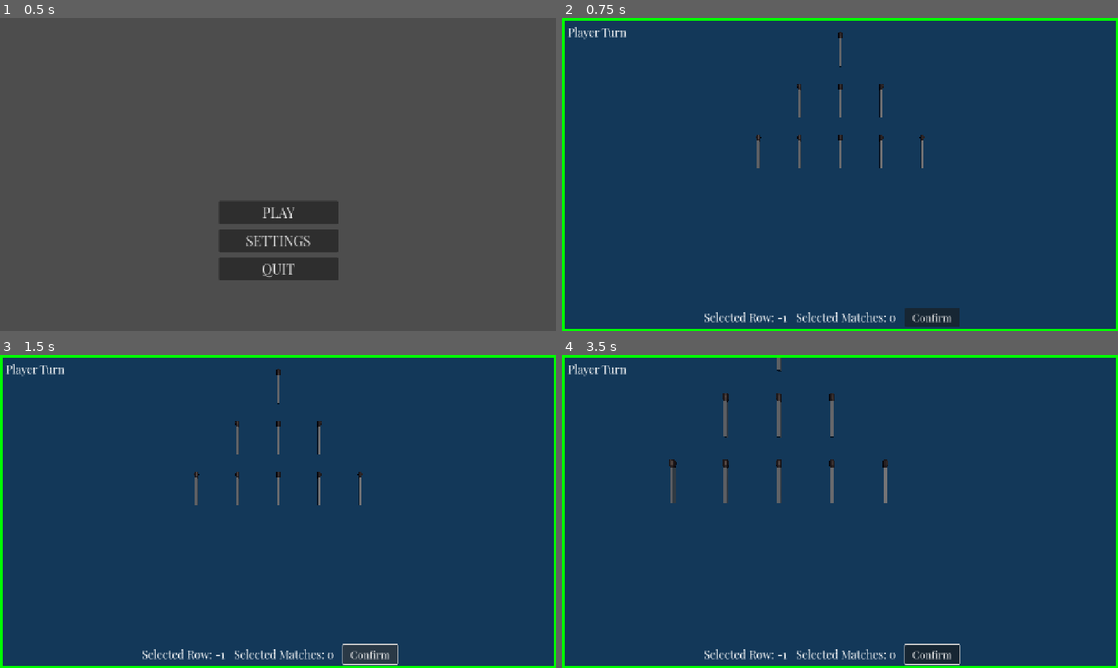
Above: before the commit, frames 1-4 (two rows, left to right).
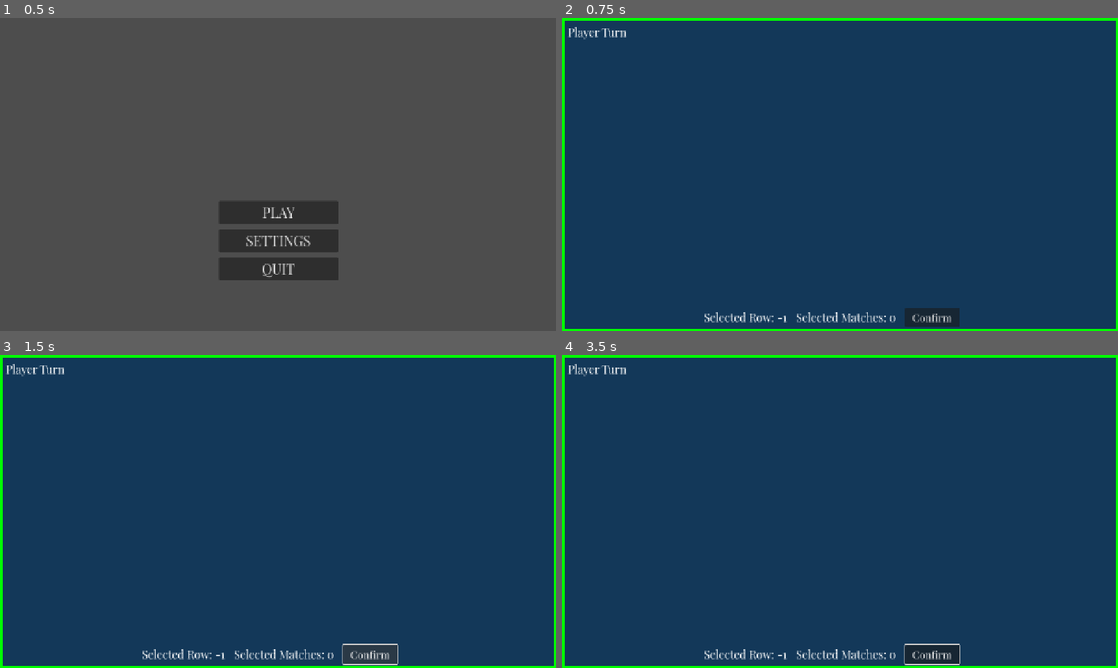
Above: after the commit, the same moments.

Repository: alex-bo7/ashes_of_nim_481
Game: Godot game, scene res://MainMenu/main_menu.tscn
Same seed, same stepped clock (60 frames per second), same inputs: the game is played once before the commit and once after it.
Inputs (mouse positions are in pixels of both pictures, inside the frame that each line leads up to):
- Up to frame 1 (0.5 s): no input
- Up to frame 2 (0.75 s): click "PLAY" at 0.5 s
- Up to frame 3 (1.5 s): click "Confirm" at 1.25 s
- Up to frame 4 (3.5 s): click "Confirm" at 2 s; tap Enter at 2.75 s; move the mouse to (962, 495) at 2.77 s; hold D (right) from 2.78 s (still down); hold Q (zoom_in) from 2.78 s (still down); click (962, 495) at 2.92 s

Frame 1 is identical in both runs. In frame 2, 0.5% of the frame differs, in the area x 34-66%, y 4-48%; in frame 3, 0.5%; in frame 4, 1.0%, in the area x 19-59%, y 0-48%.
Error after the commit: Invalid access to property or key 'matches_arr' on a base object of type 'Nil'. (res://Extras/game_manager.gd:23)

Commit message:
Refactor: new game of nim class

Diff:
--- a/Extras/game_manager.gd
+++ b/Extras/game_manager.gd
@@ -9,7 +9,7 @@
 
 # current states needs to be initialized here for gui to work
 var current_state: GameState = GameState.new(turn.PLAYER, 0, [], [])
-
+var nim: GameOfNim
 
 var selected_row: int = -1
 var selected_matches: Array = []
@@ -18,71 +18,19 @@
 
 #endregion
 
-#region GameOfNimFunc
-func generate_moves(board: Array) -> Array:
-	var moves = []
-	for i in range(board.size()):
-		if board[i] == 0:
-			continue
-		else:
-			for j in range(0, board[i]):
-				moves.append([i, j + 1])
-	return moves # returns array of arrays i.e [ [0, 1], [1, 1] ]
-
-
-func actions(state: GameState) -> Array:
-	"""Legal moves are at least one object, all from the same row."""
-	return state.moves
-
-
-func result(state:GameState, move:Array) -> GameState:
-	if move not in state.moves:
-			return state  # Illegal move has no effect
-
-	var new_player = turn.CPU if state.to_move == turn.PLAYER else turn.PLAYER
-	var new_board = state.board.duplicate()
-	new_board[move[0]] -= move[1]
-	var new_moves = generate_moves(new_board)
-	var new_state = GameState.new(new_player, 0, new_board, new_moves)
-
-	var new_utility = utility(new_state, new_player)
-	return GameState.new(new_player, new_utility, new_board, new_moves)
-
-
-func utility(state:GameState, player:turn) -> int:
-	"""Return the value to player; 1 for win, -1 for loss, 0 otherwise."""
-	if terminal_test(state):
-		var winner = turn.CPU if state.to_move == turn.PLAYER else turn.PLAYER
-		return -1 if player == winner else 1
-	return 0
-
-
-func terminal_test(state:GameState) -> bool:
-	"""A state is terminal if there are no objects left"""
-	for row in state.board:
-		if row != 0:
-			return false
-	return true
-
-
-func display(state:GameState) -> void:
-	print_debug("Turn: ", state.to_move, "\nUtility: ", state.utility,
-	"\nBoard: ", state.board, "\nMoves: ", state.moves)
-
-#endregion
-
 #region StateManagement
 func initialize_values() -> void:
 	matches_arr = GameSettings.matches_arr
 	depth_lim = GameSettings.depth_lim
-	current_state = GameState.new(turn.PLAYER, 0, matches_arr, generate_moves(matches_arr))
+	nim = GameOfNim.new(matches_arr)
+	current_state = nim.initial
 
 
 func player_move() -> void:
 	var move = [selected_row, selected_matches.size()]
 	move_state = move
 
-	current_state = result(current_state, move)
+	current_state = nim.result(current_state, move)
 	manage_game_state()
 
 
@@ -96,17 +44,17 @@
 	var move = current_state.moves[move_index]
 	move_state = move
 
-	current_state = result(current_state, move)
+	current_state = nim.result(current_state, move)
 	manage_game_state()
 
 
 func manage_game_state() -> void:
 	reset_selections()
 	print_debug('GameState after move: ', move_state)
-	display(current_state)
+	nim.display(current_state)
 
 	# check winner
-	if terminal_test(current_state):
+	if nim.terminal_test(current_state):
 		get_tree().change_scene_to_file("res://EndGame/end_game.tscn")
 		return
 
@@ -124,8 +72,7 @@
 			match_stick.queue_free()
 			all_match_objects.erase(match_stick)
 	else:
-		# cpu doesn't select any in game items so
-		# we need to destoy objects from its generated move
+		# cpu doesn't select any in game items so we need to destoy objects from its computed move
 		var to_destroy: Array = []
 		for match_stick in all_match_objects:
 			if match_stick.row_idx == move_state[0] and move_state[1] != 0:
--- /dev/null
+++ b/Extras/game_of_nim.gd
@@ -0,0 +1,61 @@
+extends RefCounted
+class_name GameOfNim
+
+var board: Array
+var initial: GameState
+
+func _init(board: Array):
+	self.board = board
+	var moves = self.generate_moves(board)
+	self.initial = GameState.new(GameManager.turn.PLAYER, 0, board, moves)
+
+
+func generate_moves(board: Array) -> Array:
+	var moves = []
+	for i in range(board.size()):
+		if board[i] == 0:
+			continue
+		else:
+			for j in range(0, board[i]):
+				moves.append([i, j + 1])
+	return moves # returns array of arrays i.e [ [0, 1], [1, 1] ]
+
+
+func actions(state: GameState) -> Array:
+	"""Legal moves are at least one object, all from the same row."""
+	return state.moves
+
+
+func result(state:GameState, move:Array) -> GameState:
+	if move not in state.moves:
+			return state  # Illegal move has no effect
+
+	var new_player = GameManager.turn.CPU if state.to_move == GameManager.turn.PLAYER else GameManager.turn.PLAYER
+	var new_board = state.board.duplicate()
+	new_board[move[0]] -= move[1]
+	var new_moves = generate_moves(new_board)
+	var new_state = GameState.new(new_player, 0, new_board, new_moves)
+
+	var new_utility = utility(new_state, new_player)
+	return GameState.new(new_player, new_utility, new_board, new_moves)
+
+
+func utility(state:GameState, player) -> int:
+	"""Return the value to player; 1 for win, -1 for loss, 0 otherwise."""
+	if terminal_test(state):
+		var winner = GameManager.turn.CPU if state.to_move == GameManager.turn.PLAYER else GameManager.turn.PLAYER
+		return -1 if player == winner else 1
+	return 0
+
+
+func terminal_test(state:GameState) -> bool:
+	"""A state is terminal if there are no objects left"""
+	for row in state.board:
+		if row != 0:
+			return false
+	return true
+
+
+func display(state:GameState) -> void:
+	print("Turn: ", state.to_move, "\nUtility: ", state.utility,
+	"\nBoard: ", state.board, "\nMoves: ", state.moves)
--- a/Extras/game_settings.gd
+++ b/Extras/game_settings.gd
@@ -1,4 +1,4 @@
-extends Node
+extends RefCounted
 
 var matches_arr: Array = [1, 3, 5]
 
--- a/NimGameGUI/nim_game_gui.gd
+++ b/NimGameGUI/nim_game_gui.gd
@@ -33,6 +33,6 @@
 	update_gui()
 
 	# wait for ai turn, ai timer is 0.5
-	if not GameManager.terminal_test(GameManager.current_state):
+	if not GameManager.nim.terminal_test(GameManager.current_state):
 		await get_tree().create_timer(0.8).timeout
 		update_gui()
--- a/NimGameScene/camera_3d.gd
+++ b/NimGameScene/camera_3d.gd
@@ -16,7 +16,6 @@
 
 		if result:
 			var clicked_object: CollisionObject3D = result["collider"]
-			#print_debug("Clicked on", clicked_object.name)
 			handle_click(clicked_object)
 
 
--- a/NimGameScene/nin_game_scene.gd
+++ b/NimGameScene/nin_game_scene.gd
@@ -7,7 +7,7 @@
 	GameManager.initialize_values()
 
 	place_match_sticks(GameManager.matches_arr.size())
-	GameManager.display(GameManager.current_state)
+	GameManager.nim.display(GameManager.current_state)
 
 
 func calculate_halfs(length: int) -> Array:
Not shown, added: Extras/game_of_nim.gd.uid
